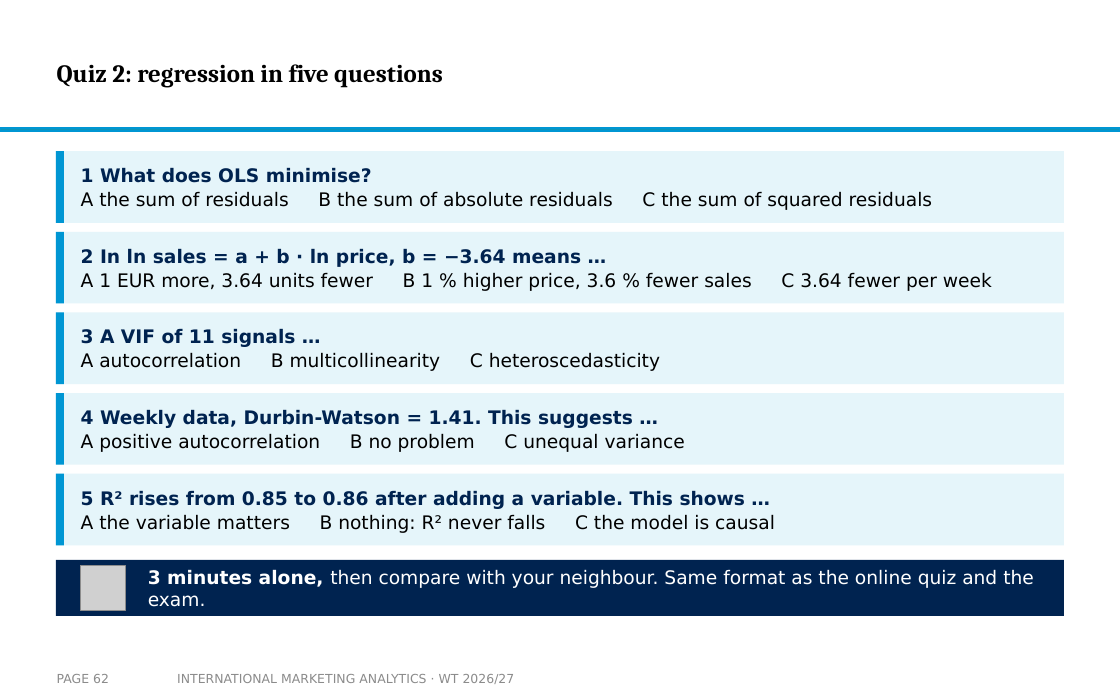
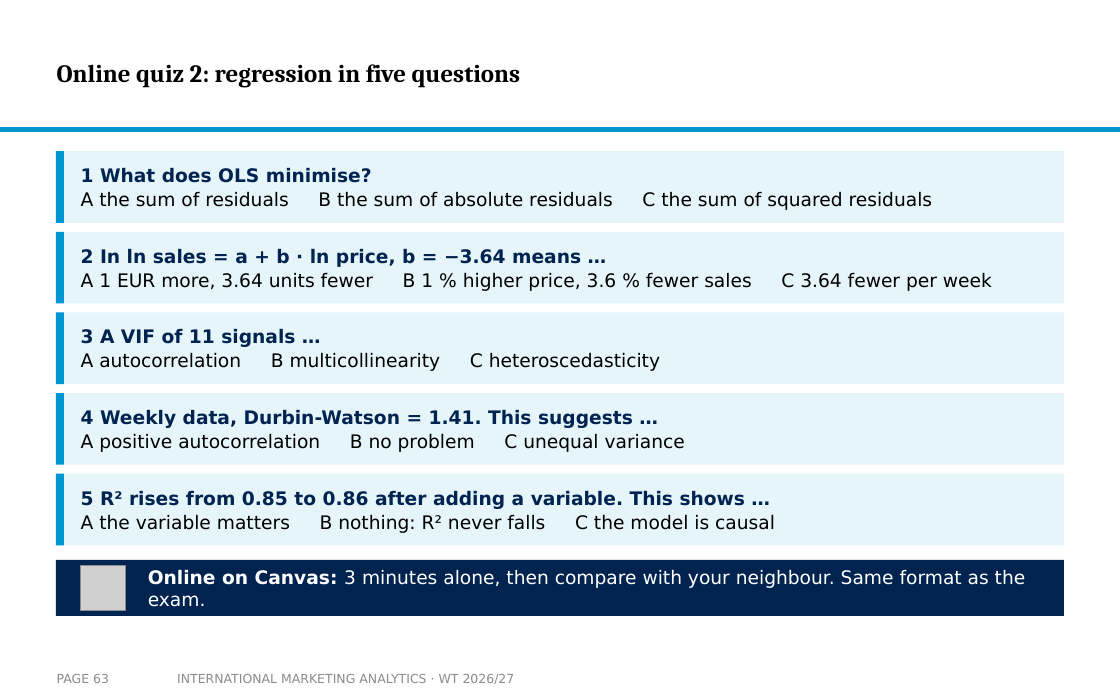
Before and after one commit to arnefloh-wu/international-marketing-analytics-teaching, a slide deck: slide 63 of slides/01b_statistics-and-regression_WT26-27.pptx (slide 62 before the commit). Drawn at 1120x700 pixels with LibreOffice and Linux fonts; fonts in the diff are those of the drawing; grey boxes stand for pictures; background and template pictures are left out. Boxes give left, top, right and bottom in pixels: in the first picture for what was removed or moved away, otherwise in the second. Text is boxed around its words. In the diff, an @@ line names an element or a change of style, - is before the commit and + after.

```diff
--- a/slides/01b_statistics-and-regression_WT26-27.pptx
+++ b/slides/01b_statistics-and-regression_WT26-27.pptx
@@ title at <box>57,64,521,87</box>: text changed @@
-Quiz 2: regression in five questions
+Online quiz 2: regression in five questions
@@ text at <box>148,569,1026,607</box>: text changed @@
-3 minutes alone, then compare with your neighbour. Same format as the online quiz and the exam.
+Online on Canvas: 3 minutes alone, then compare with your neighbour. Same format as the exam.
@@ page number at <box>57,674,109,683</box>: text changed @@
-PAGE 62
+PAGE 63
```
Also in this commit, not shown: 15 other slides changed, 2 slides added, 3 slides removed, 5 other files.
